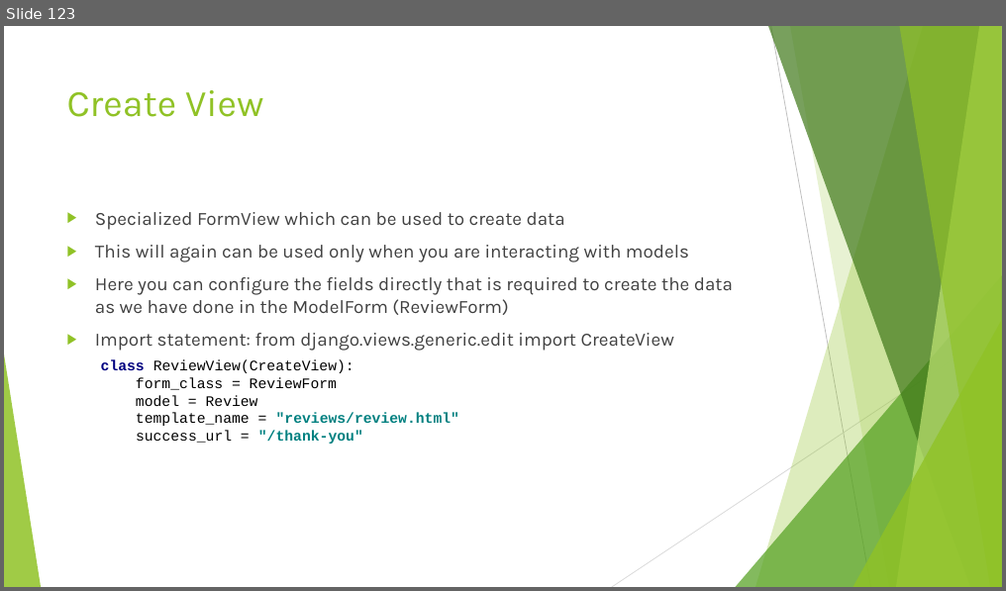
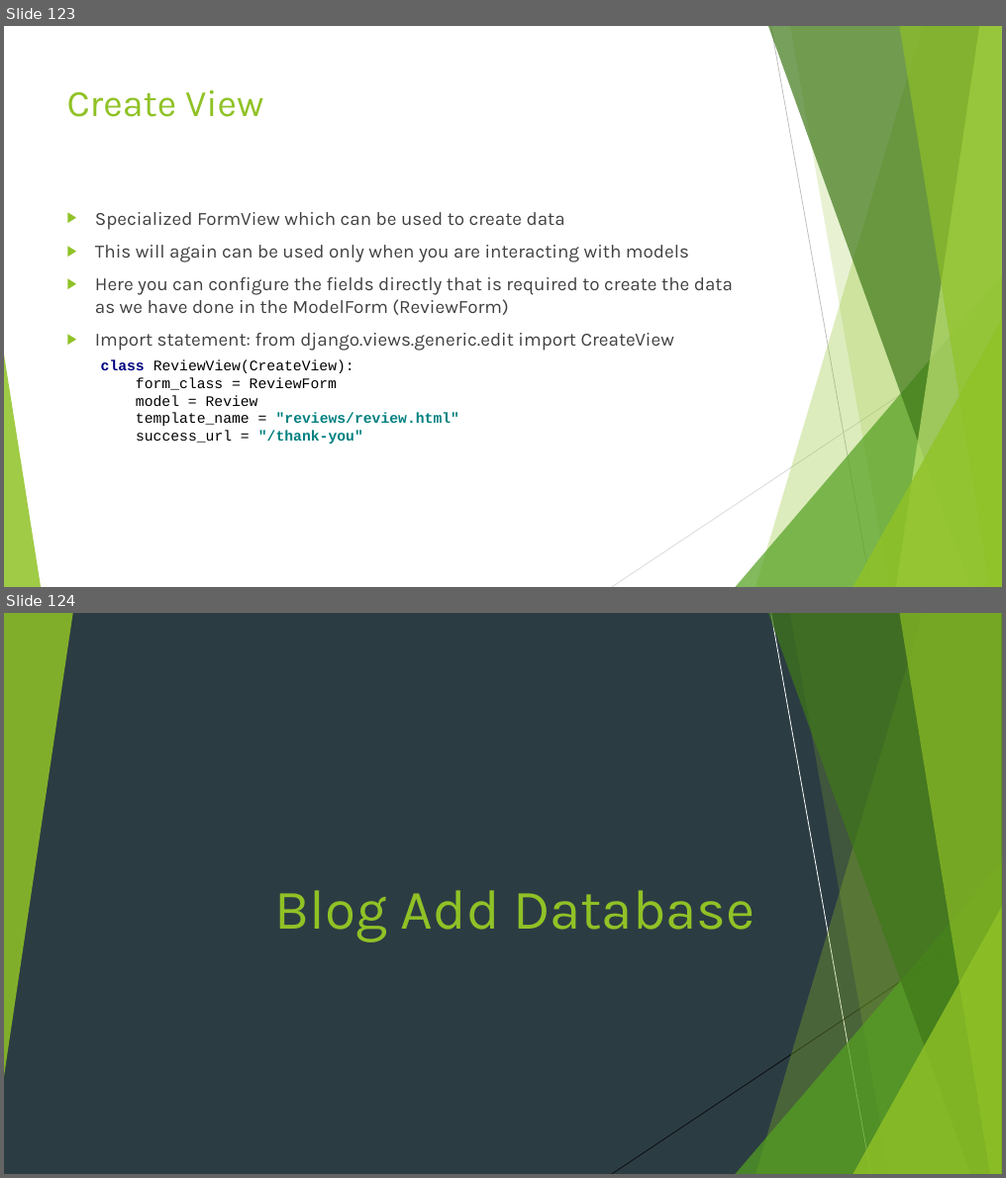
Before and after one commit to edyoda/PD-281220-Session-Code, a slide deck: Django EdYoda.pptx. Shown one above the other, each under a label of ours: slide 123 before the commit, slides 123 and 124 after it. The pictures are 1006x591 and 1006x1178 pixels, drawn with LibreOffice and Linux fonts; fonts in the diff are those of the drawing. Boxes give left, top, right and bottom in pixels: in the first picture for what was removed or moved away, otherwise in the second. Text is boxed around its words. In the diff, an @@ line names an element or a change of style, - is before the commit and + after.

```diff
--- a/Django EdYoda.pptx
+++ b/Django EdYoda.pptx
@@ slide 124 added at (4, 613, 1002, 1174), background #2C3C43; not listed: 7 template elements that a slide beside it also shows @@
@@ triangle added at (4, 613, 73, 1077), fill #90C226 at 85% opacity @@
@@ rectangle added at (4, 613, 1002, 1174), fill #2C3C43 @@
@@ group added at (4, 613, 1002, 1174): 4 freeform shapes, 3 triangles, 2 lines @@
@@ line added from (771, 613) to (871, 1174), #000000 0.75 pt @@
@@ title added at (274, 890, 755, 943), 54 pt, text #90C226 @@
+Blog Add Database
@@ line added from (1002, 915) to (612, 1174), #000000 0.75 pt @@
```
Also in this commit, not shown: 2 other slides added, 43 other files.
